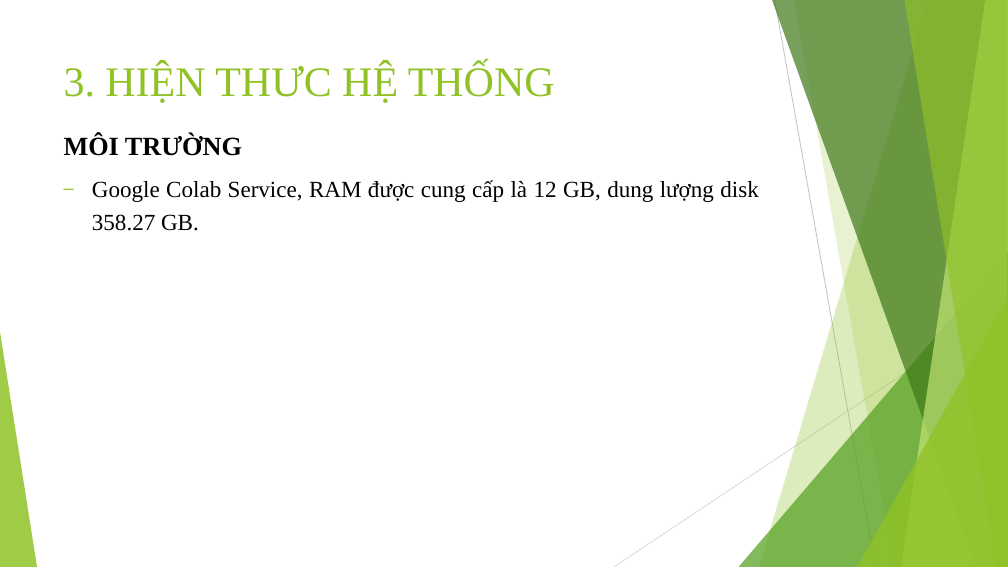
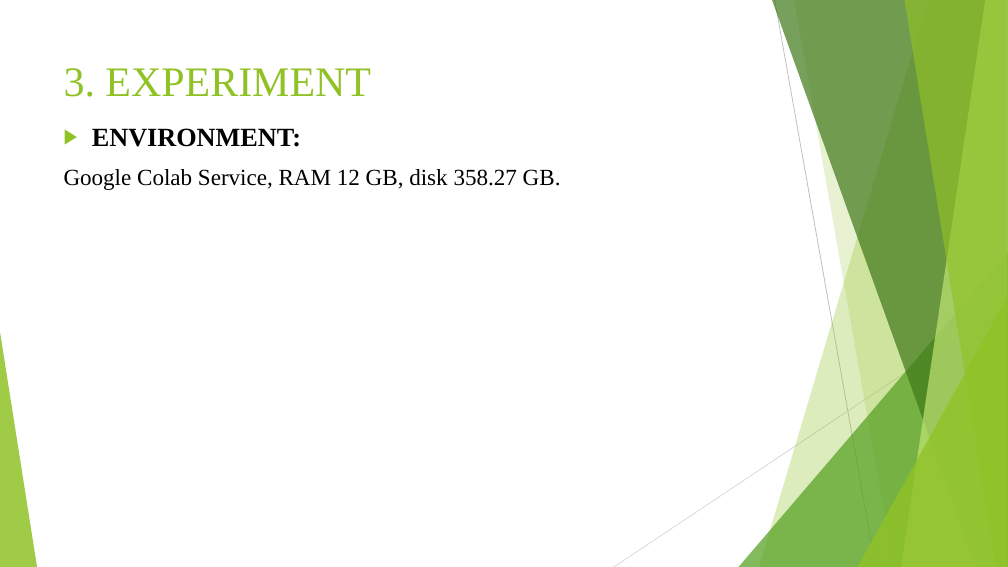
Before and after one commit to trungpham2701/KLTN-CommentGenerationForOutfit, a slide deck: slide 14 of BaoCaoKLTN.pptx. Drawn at 1008x567 pixels with LibreOffice and Linux fonts; fonts in the diff are those of the drawing. Boxes give left, top, right and bottom in pixels: in the first picture for what was removed or moved away, otherwise in the second. Text is boxed around its words. In the diff, an @@ line names an element or a change of style, - is before the commit and + after.

```diff
--- a/BaoCaoKLTN.pptx
+++ b/BaoCaoKLTN.pptx
@@ title at <box>64,68,371,97</box>: text changed @@
-3. HIỆN THƯC HỆ THỐNG
+3. EXPERIMENT
@@ text at <box>64,128,561,190</box>: text changed @@
-MÔI TRƯỜNG
-‒ Google Colab Service, RAM được cung cấp là 12 GB, dung lượng disk 358.27 GB.
+▶ ENVIRONMENT:
+Google Colab Service, RAM 12 GB, disk 358.27 GB.
```
Also in this commit, not shown: 14 other slides changed, 6 slides added, 6 slides removed.
